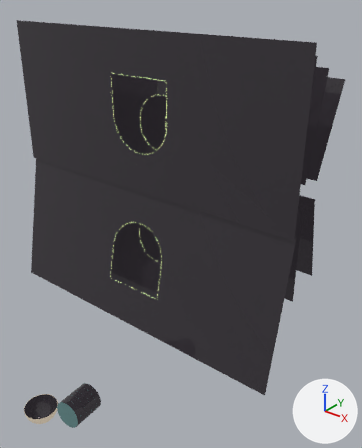
The glTF model scroll2/models/P/Tube4.glb as it was, and as the next commit left it.
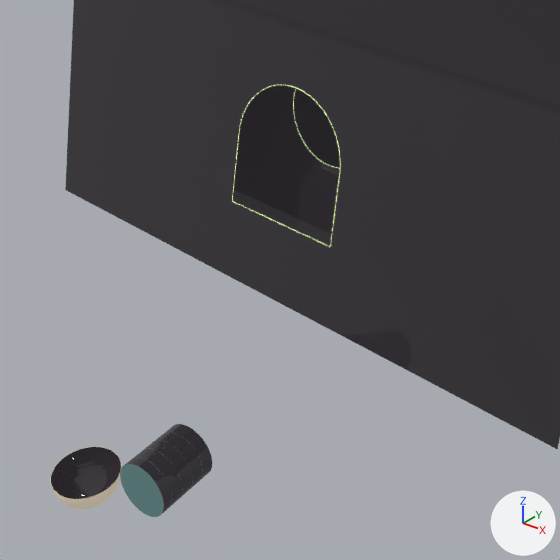
There are two pictures of each version: one whole from a 50 mm camera at (9.48, -10.5, 6.06) aimed at (0.83, 0.31, -0.64), one close up on the part from 0% to 74% of the width and 41% to 100% of the height. The axes (+X, +Y, +Z) are drawn at lower right. The lights are the same throughout.

The scene before the commit, as lines of its bpy script (objects in view):
```python
ob_cylinder = bpy.data.objects.new('Cylinder', me_cylinder)
ob_cylinder.location = (0.63, -4.02, -4.75)
ob_cylinder.rotation_euler = (-1.611, 0.0016, 0.08)  # degrees (-92, 0.1, 4.6)
ob_cylinder.scale = (0.401, 0.401, 0.482)
ob_cylinder_001 = bpy.data.objects.new('Cylinder.001', me_cylinder_001)
ob_cylinder_001.location = (0.67, -4.51, -4.73)
ob_cylinder_001.rotation_euler = (-1.611, 0.0016, 0.08)  # degrees (-92, 0.1, 4.6)
ob_cylinder_001.scale = (0.397, 0.397, -0.00101)
ob_plane = bpy.data.objects.new('Plane', me_plane)
ob_plane.location = (0.0, -0.5, 2.73)
ob_plane.rotation_euler = (1.571, 0.0, 0.0)  # degrees (90, 0, 0)
ob_sphere = bpy.data.objects.new('Sphere', me_sphere)
ob_sphere.location = (-0.41, -4.61, -5.01)
ob_sphere.rotation_euler = (-0.00231, -0.0112, 1.4)  # degrees (-0.1, -0.6, 80)
ob_sphere.scale = (0.469, 0.461, 0.474)
ob_sphere_001 = bpy.data.objects.new('Sphere.001', me_sphere_001)
ob_sphere_001.location = (-0.41, -4.61, -5.01)
ob_sphere_001.rotation_euler = (-0.00231, -0.0112, 1.4)  # degrees (-0.1, -0.6, 80)
ob_sphere_001.scale = (0.477, 0.468, 0.481)
# also in view: 'Plane.005' at (0.0, 0.11, -1.9); 'Plane.009' at (0.0, -0.94, -1.58); 'Plane.006' at (0.0, 1.27, -1.9)
```
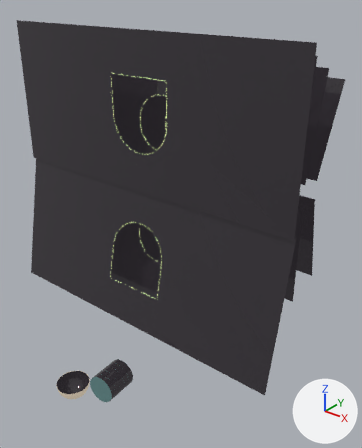
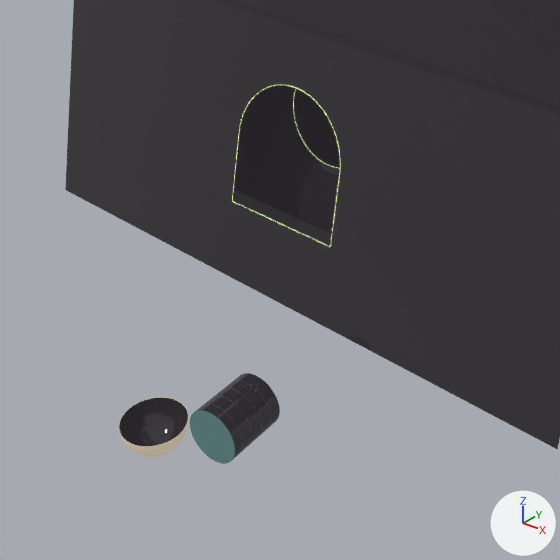
What changed in the scene script:
```text
Change ob_cylinder:
    ob_cylinder.location: (0.63, -4.02, -4.75) -> (0.64, -2.76, -4.75)
    ob_cylinder.scale: (0.401, 0.401, 0.482) -> (0.422, 0.422, 0.508)
Change ob_cylinder_001:
    ob_cylinder_001.location: (0.67, -4.51, -4.73) -> (0.69, -3.27, -4.73)
    ob_cylinder_001.scale: (0.397, 0.397, -0.00101) -> (0.418, 0.418, -0.00106)
Change ob_sphere:
    ob_sphere.location: (-0.41, -4.61, -5.01) -> (-0.45, -3.38, -5.02)
    ob_sphere.scale: (0.469, 0.461, 0.474) -> (0.494, 0.485, 0.499)
Change ob_sphere_001:
    ob_sphere_001.location: (-0.41, -4.61, -5.01) -> (-0.45, -3.38, -5.02)
    ob_sphere_001.scale: (0.477, 0.468, 0.481) -> (0.502, 0.493, 0.507)
```

Location of each change, (x1, y1, x2, y2) in pixels of the close-ups (560 x 560 px):
'Cylinder', moved, rescaled
    before: (120, 424, 212, 513)
    after: (191, 373, 280, 464)
'Sphere', moved, rescaled (8% shorter)
    before: (51, 447, 121, 499)
    after: (119, 398, 188, 446)
'Cylinder.001', moved, rescaled
    before: (120, 464, 164, 517)
    after: (190, 410, 235, 463)
'Sphere.001', moved, rescaled
    before: (50, 446, 122, 509)
    after: (119, 397, 189, 457)
